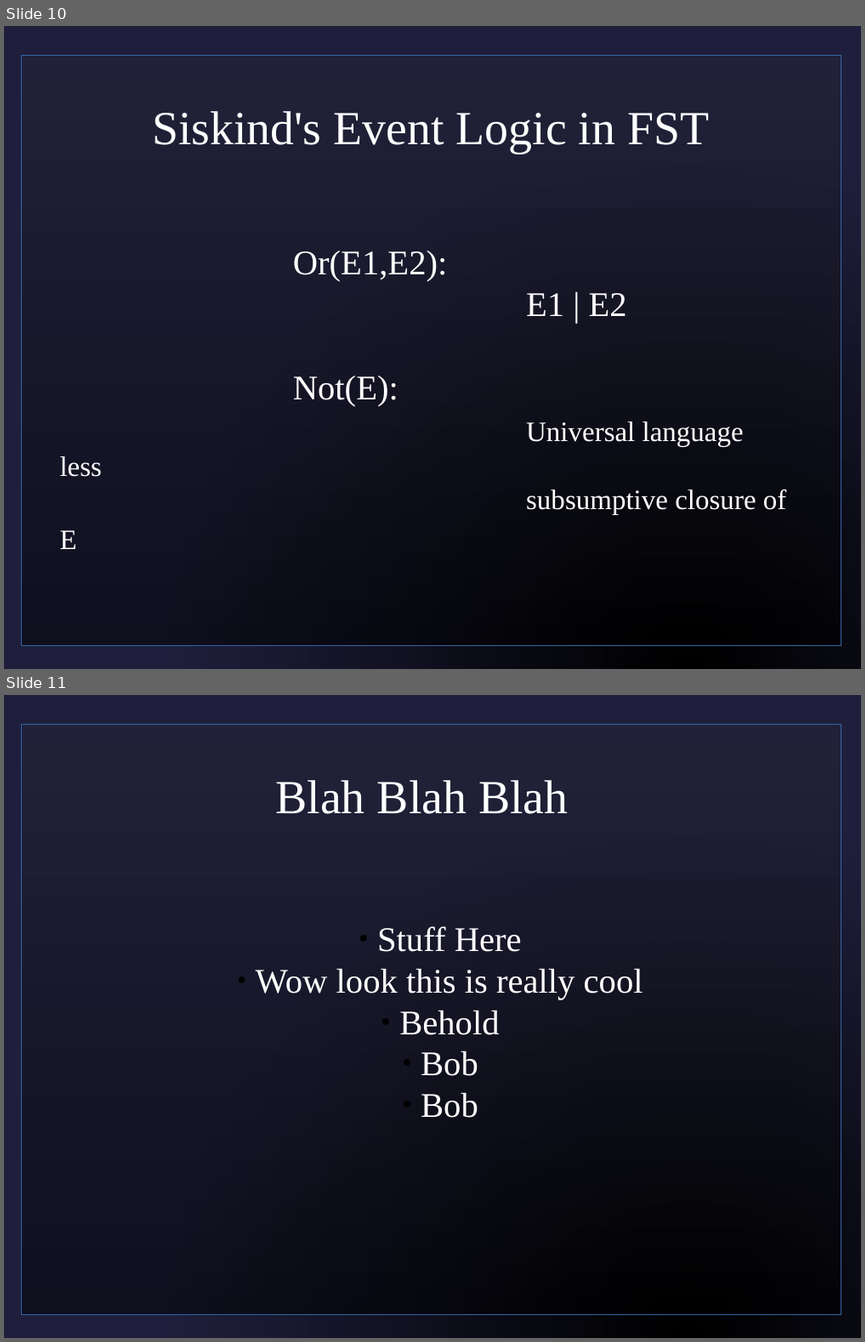
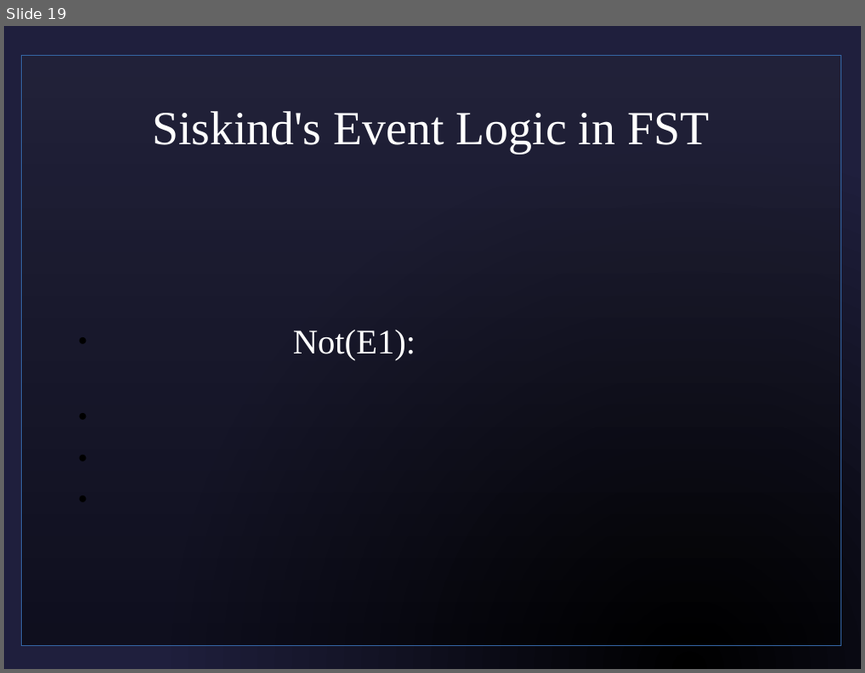
Before and after one commit to sjf/eventlogic, a slide deck: pres1.odp. Shown one above the other, each under a label of ours: slides 10 and 11 before the commit, slide 19 after it. The pictures are 865x1342 and 865x673 pixels, drawn with LibreOffice and Linux fonts; fonts in the diff are those of the drawing; background and template pictures are left out. Boxes give left, top, right and bottom in pixels: in the first picture for what was removed or moved away, otherwise in the second. Text is boxed around its words. In the diff, an @@ line names an element or a change of style, - is before the commit and + after.

```diff
--- a/pres1.odp
+++ b/pres1.odp
@@ slide 11 removed at (x1=4, y1=695, x2=861, y2=1338), background picture (left out); not listed: 1 template element that a slide beside it also shows @@
@@ title removed at (x1=275, y1=780, x2=568, y2=814) @@
-Blah Blah Blah
@@ subtitle removed at (x1=256, y1=926, x2=643, y2=1117) @@
-  ● Stuff Here
-  ● Wow look this is really cool
-  ● Behold
-  ● Bob
-  ● Bob
@@ what was slide 10 is now slide 19 @@
@@ slide 19 changed as well @@
@@ subtitle at (x1=293, y1=329, x2=415, y2=361): text changed; size 26 to 32 pt @@
-Or(E1,E2):
-E1 | E2
-Not(E):
-Universal language less
-subsumptive closure of E
+  ● Not(E1):
```
Also in this commit, not shown: 9 other slides changed, 13 slides added, 1 other slide removed, 2 other files.
